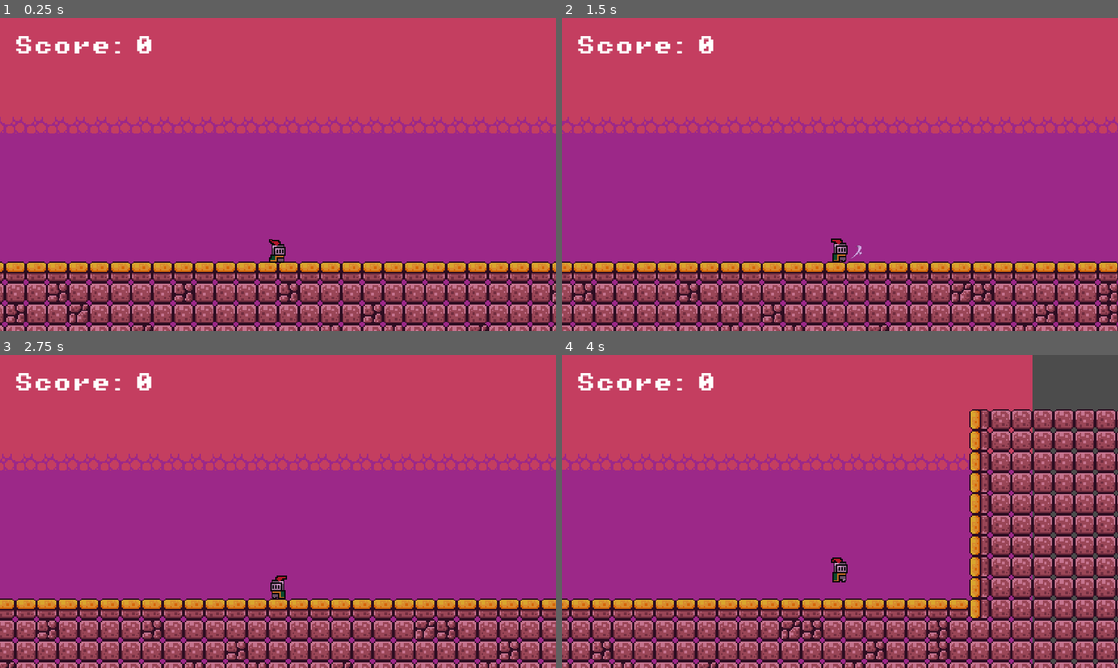
Above: before the commit, frames 1-4 (two rows, left to right).
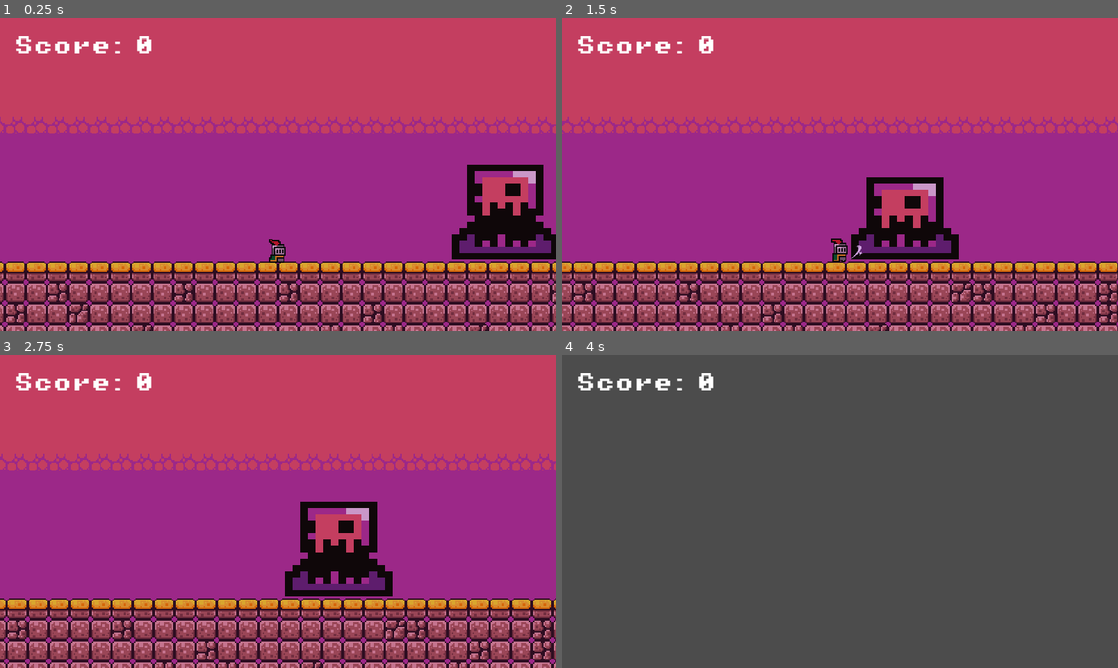
Above: after the commit, the same moments.

Repository: ziadhassan7/brackeys_game
Game: Godot game, scene res://scenes/Levels/Level 1/boss_arena.tscn
Same seed, same stepped clock (60 frames per second), same inputs: the game is played once before the commit and once after it. This scene is started directly instead of the project's main scene. Sound files missing from this copy of the repository are replaced by a short silence.
Inputs:
- Up to frame 1 (0.25 s): no input
- Up to frame 2 (1.5 s): tap Enter (attack) at 0.5, 0.6, 1.35 s; hold Right (move_right) from 0.53 s (still down); tap W (jump) at 0.77 s
- Up to frame 3 (2.75 s): tap W (jump) at 1.52 s; release Right (move_right) at 2.03 s; hold A (move_left) from 2.03 s (still down); tap Enter (attack) at 2.1 s
- Up to frame 4 (4 s): release A (move_left) at 2.78 s; hold Right (move_right) from 2.78 s (still down); tap Enter (attack) at 2.85, 3.6 s; tap W (jump) at 3.02, 3.77 s

The runs differ from the first frame. In frame 1, 4.1% of the frame differs, in the area x 81-100%, y 46-78%; in frame 2, 3.7%; in frame 3, 20%; in frame 4, 96%, in the area x 0-100%, y 0-100%.

Commit message:
add slime boss to the boss arena level

Diff:
--- a/scenes/Levels/Level 1/boss_arena.tscn
+++ b/scenes/Levels/Level 1/boss_arena.tscn
@@ -1,9 +1,10 @@
-[gd_scene load_steps=8 format=3 uid="uid://5dtfhb31l3my"]
+[gd_scene load_steps=9 format=3 uid="uid://5dtfhb31l3my"]
 
 [ext_resource type="PackedScene" uid="uid://bardpv0yt81pu" path="res://scenes/player.tscn" id="1_g8fia"]
 [ext_resource type="Texture2D" uid="uid://crs66od0fv8gi" path="res://assets/sprites/world_tileset.png" id="2_mhq1c"]
 [ext_resource type="PackedScene" uid="uid://ce6flqj0ddmjy" path="res://scenes/killzone.tscn" id="3_cvdtp"]
 [ext_resource type="PackedScene" uid="uid://p26rw51fcm12" path="res://scenes/night.tscn" id="4_kv26r"]
+[ext_resource type="PackedScene" uid="uid://mws7ghk0inrn" path="res://scenes/slime_king.tscn" id="5_qhm5r"]
 
 [sub_resource type="TileSetAtlasSource" id="TileSetAtlasSource_ahcu4"]
 texture = ExtResource("2_mhq1c")
@@ -176,3 +177,6 @@
 [node name="Effect" parent="." instance=ExtResource("4_kv26r")]
 position = Vector2(19, 16)
 color = Color(0.854902, 0.662745, 0.921569, 1)
+
+[node name="SlimeKing" parent="." instance=ExtResource("5_qhm5r")]
+position = Vector2(173, -59)
--- a/scenes/slime_king.tscn
+++ b/scenes/slime_king.tscn
@@ -43,6 +43,7 @@
 size = Vector2(8.5, 12)
 
 [node name="SlimeKing" type="Area2D"]
+scale = Vector2(-5.84, 4.8)
 
 [node name="AnimatedSprite2D" type="AnimatedSprite2D" parent="."]
 sprite_frames = SubResource("SpriteFrames_2si1g")
